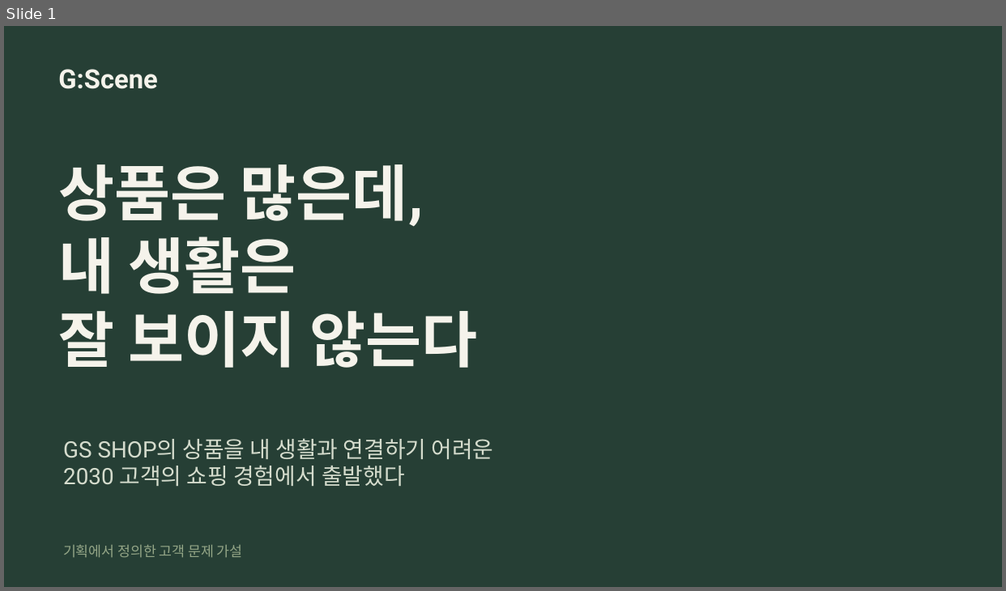
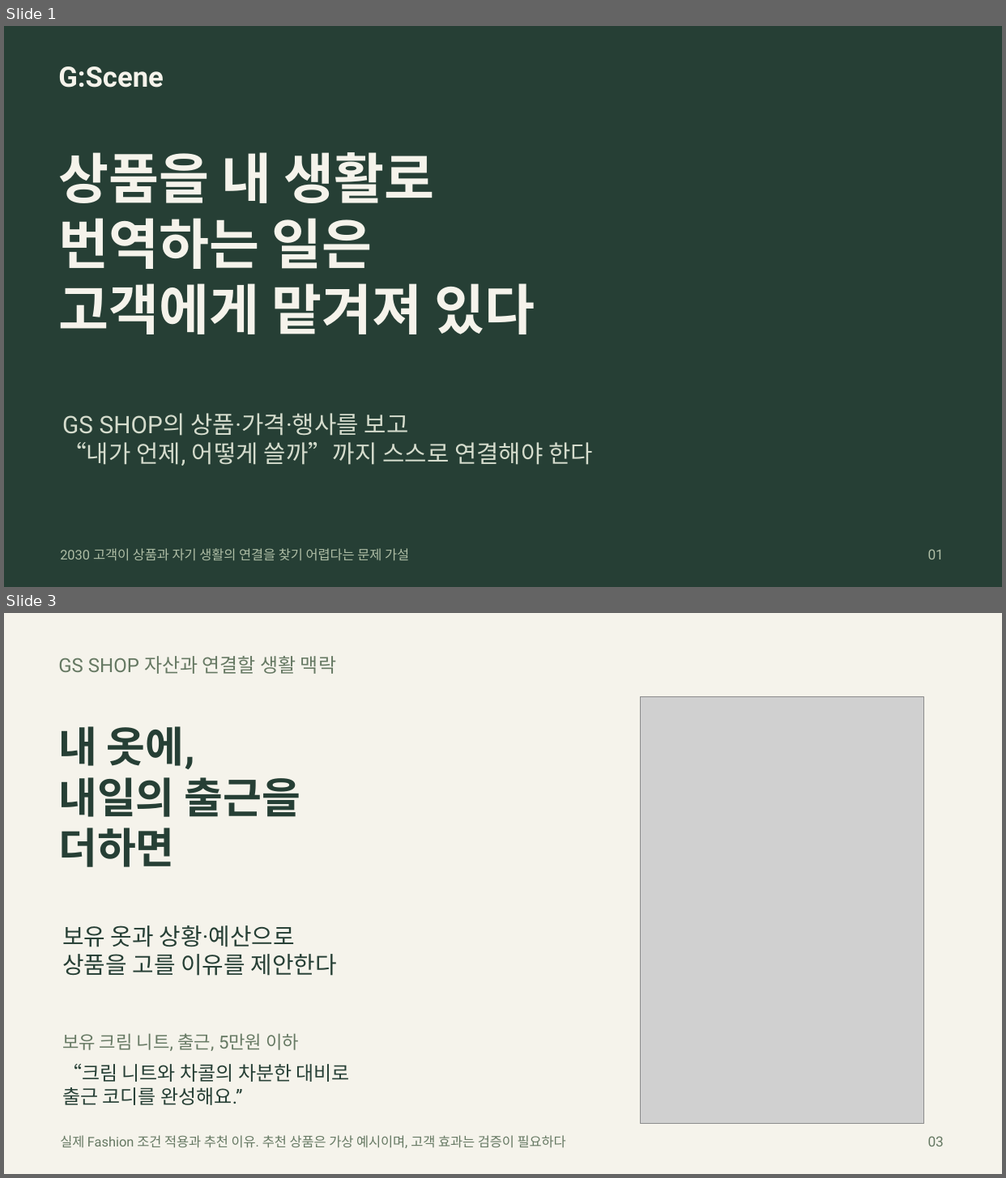
Before and after one commit to HyoJuJang/makmeaning, a slide deck: docs/presentation/GScene_Final_52g.pptx. Shown one above the other, each under a label of ours: slide 1 before the commit, slides 1 and 3 after it; the slides between them are not shown. The pictures are 1006x591 and 1006x1178 pixels, drawn with LibreOffice and Linux fonts; fonts in the diff are those of the drawing; grey boxes stand for pictures. Boxes give left, top, right and bottom in pixels: in the first picture for what was removed or moved away, otherwise in the second. Text is boxed around its words. In the diff, an @@ line names an element or a change of style, - is before the commit and + after.

```diff
--- a/docs/presentation/GScene_Final_52g.pptx
+++ b/docs/presentation/GScene_Final_52g.pptx
@@ slide 3 added at box(4, 613, 1002, 1174), background #F5F3EB @@
@@ text added at box(58, 656, 336, 674), 18.8 pt, text #667963 @@
+GS SHOP 자산과 연결할 생활 맥락
@@ picture added at box(641, 696, 924, 1123) @@
@@ text added at box(58, 726, 301, 867), 40.5 pt, text #263F35, bold @@
+내 옷에,
+내일의 출근을
+더하면
@@ text added at box(62, 926, 336, 976), 22.5 pt, text #263F35 @@
+보유 옷과 상황·예산으로
+상품을 고를 이유를 제안한다
@@ text added at box(62, 1033, 299, 1051), 17.2 pt, text #667963 @@
+보유 크림 니트, 출근, 5만원 이하
@@ text added at box(62, 1064, 350, 1105), 18.8 pt, text #263F35 @@
+“크림 니트와 차콜의 차분한 대비로
+출근 코디를 완성해요.”
@@ text added at box(60, 1135, 566, 1148), 12.8 pt, text #667963 @@
+실제 Fashion 조건 적용과 추천 이유. 추천 상품은 가상 예시이며, 고객 효과는 검증이 필요하다
@@ text added at box(928, 1136, 944, 1147), 13.5 pt, text #667963 @@
+03
@@ slide 1 changed as well @@
@@ text "G:Scene" at box(58, 66, 164, 88): size 25.5 to 27 pt @@
@@ text at box(58, 152, 535, 335): text changed; size 58.5 to 52.5 pt @@
-상품은 많은데,
-내 생활은
-잘 보이지 않는다
+상품을 내 생활로
+번역하는 일은
+고객에게 맡겨져 있다
@@ text at box(62, 413, 594, 466): text changed; size 21.8 to 23.2 pt @@
-GS SHOP의 상품을 내 생활과 연결하기 어려운
-2030 고객의 쇼핑 경험에서 출발했다
+GS SHOP의 상품·가격·행사를 보고
+“내가 언제, 어떻게 쓸까”까지 스스로 연결해야 한다
@@ text at box(60, 548, 409, 561): text changed; size 13.5 to 12.8 pt; text colour #94A687 to #AEBDA5 @@
-기획에서 정의한 고객 문제 가설
+2030 고객이 상품과 자기 생활의 연결을 찾기 어렵다는 문제 가설
@@ text added at box(928, 549, 944, 560), 13.5 pt, text #AEBDA5 @@
+01
```
Also in this commit, not shown: 1 other slide changed, 2 other slides added, 3 slides removed, 43 other files.
